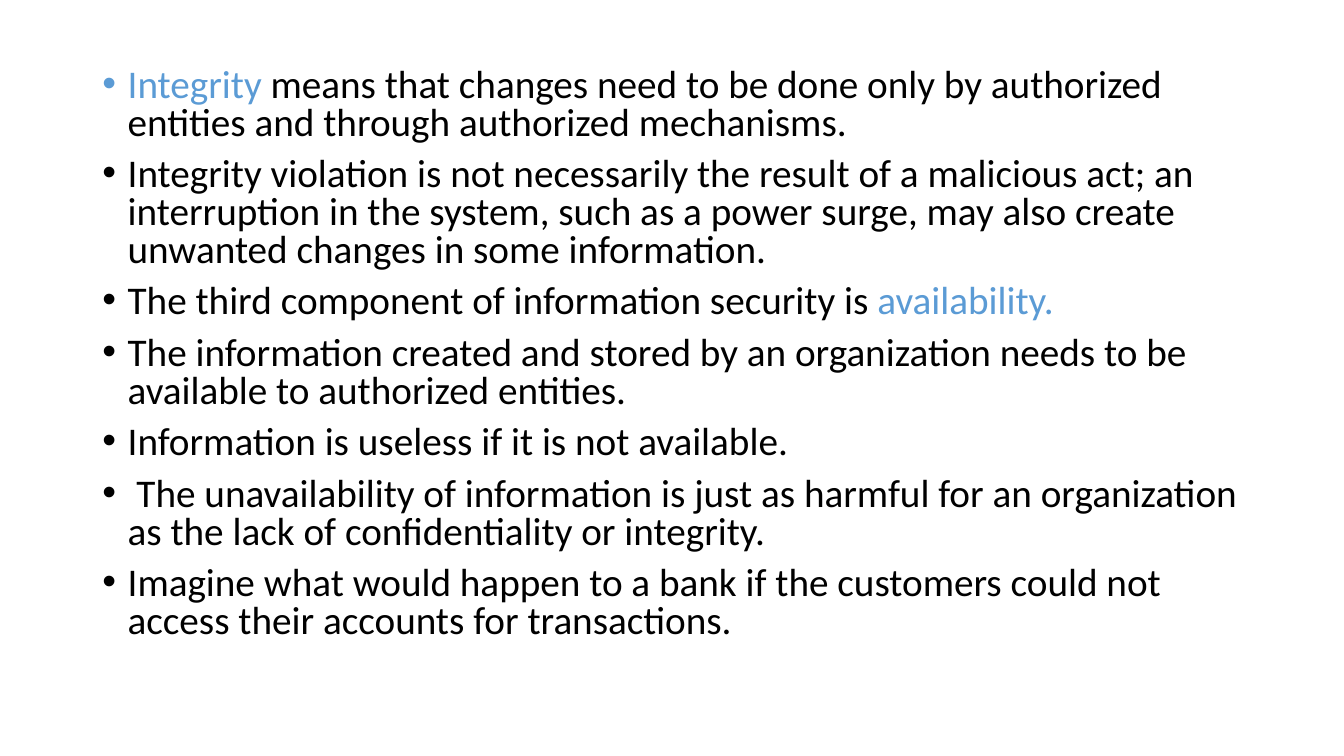
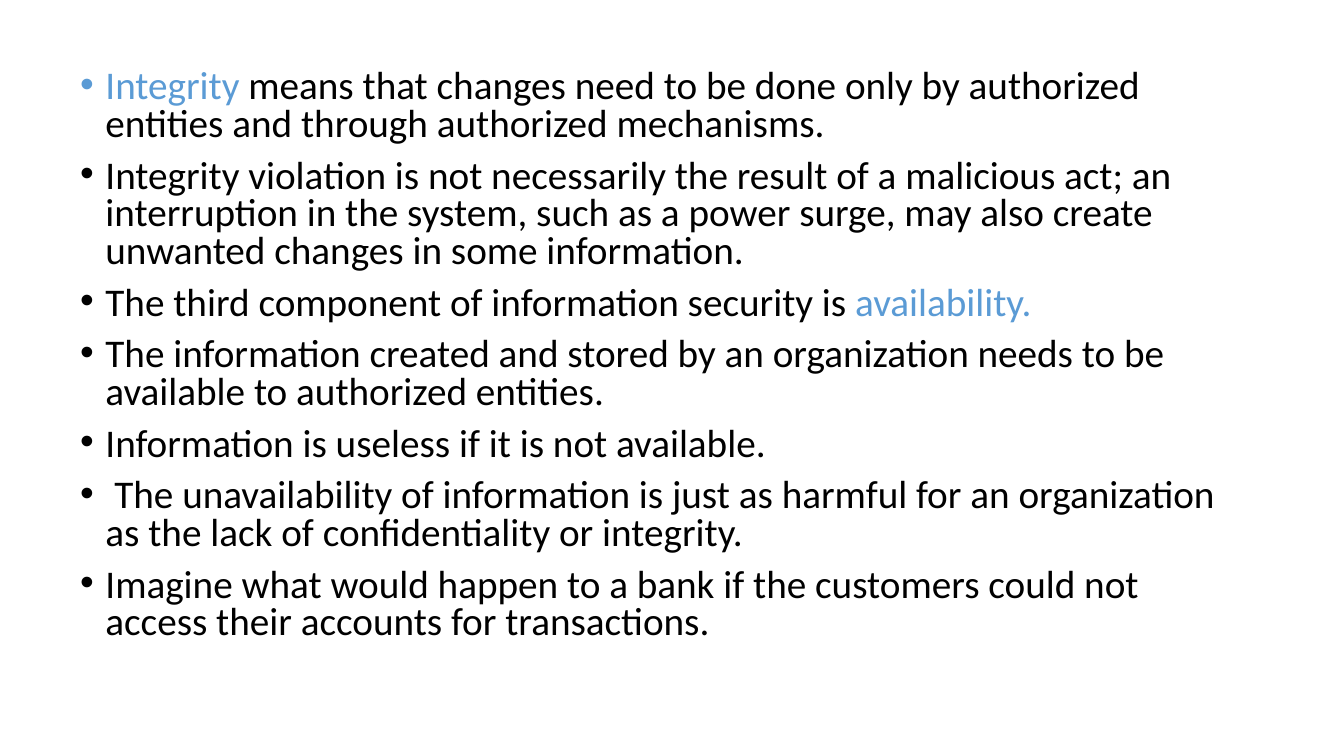
Before and after one commit to techworldthink/MCA, a slide deck: slide 2 of Download/S2/ACN/2. ACN/MOD 5/Threats and Attacks.pptx. Drawn at 1344x756 pixels with LibreOffice and Linux fonts; fonts in the diff are those of the drawing. Boxes give left, top, right and bottom in pixels: in the first picture for what was removed or moved away, otherwise in the second. Text is boxed around its words. In the diff, an @@ line names an element or a change of style, - is before the commit and + after.

```diff
--- a/Download/S2/ACN/2. ACN/MOD 5/Threats and Attacks.pptx
+++ b/Download/S2/ACN/2. ACN/MOD 5/Threats and Attacks.pptx
@@ text "Integrity means that changes need ...": place and size @@
-text "Integrity means that changes need ..." at <box>128,70,1237,635</box>
+text "Integrity means that changes need ..." at <box>105,71,1215,636</box>
```
Also in this commit, not shown: 3 other files.
